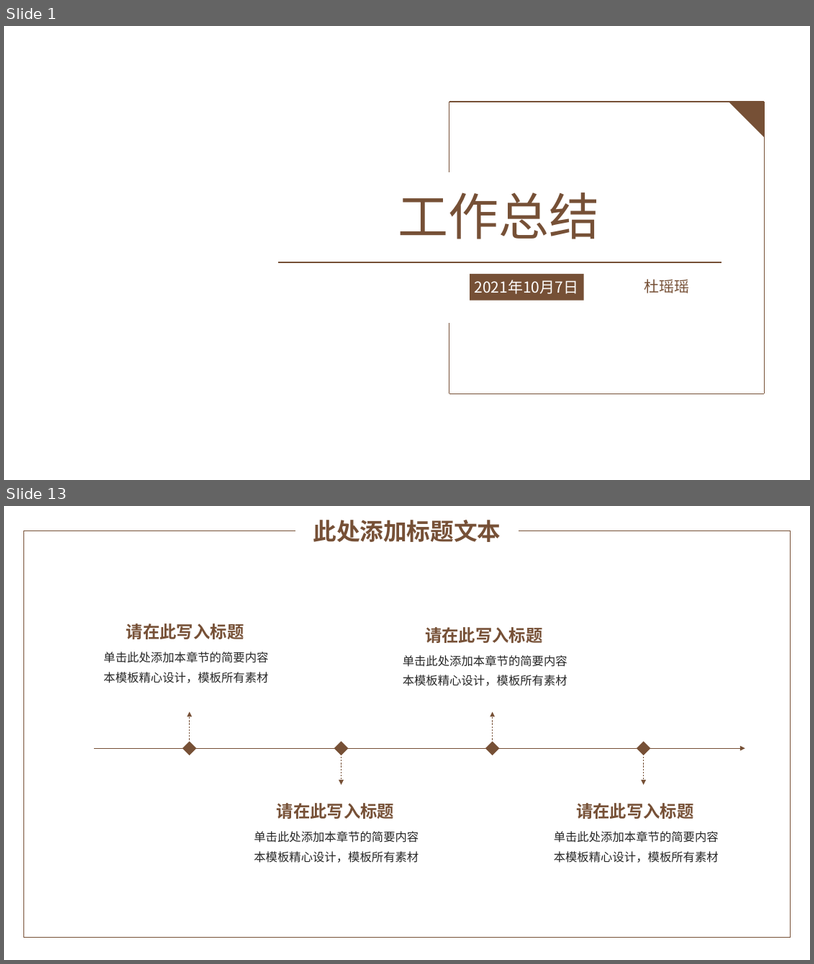
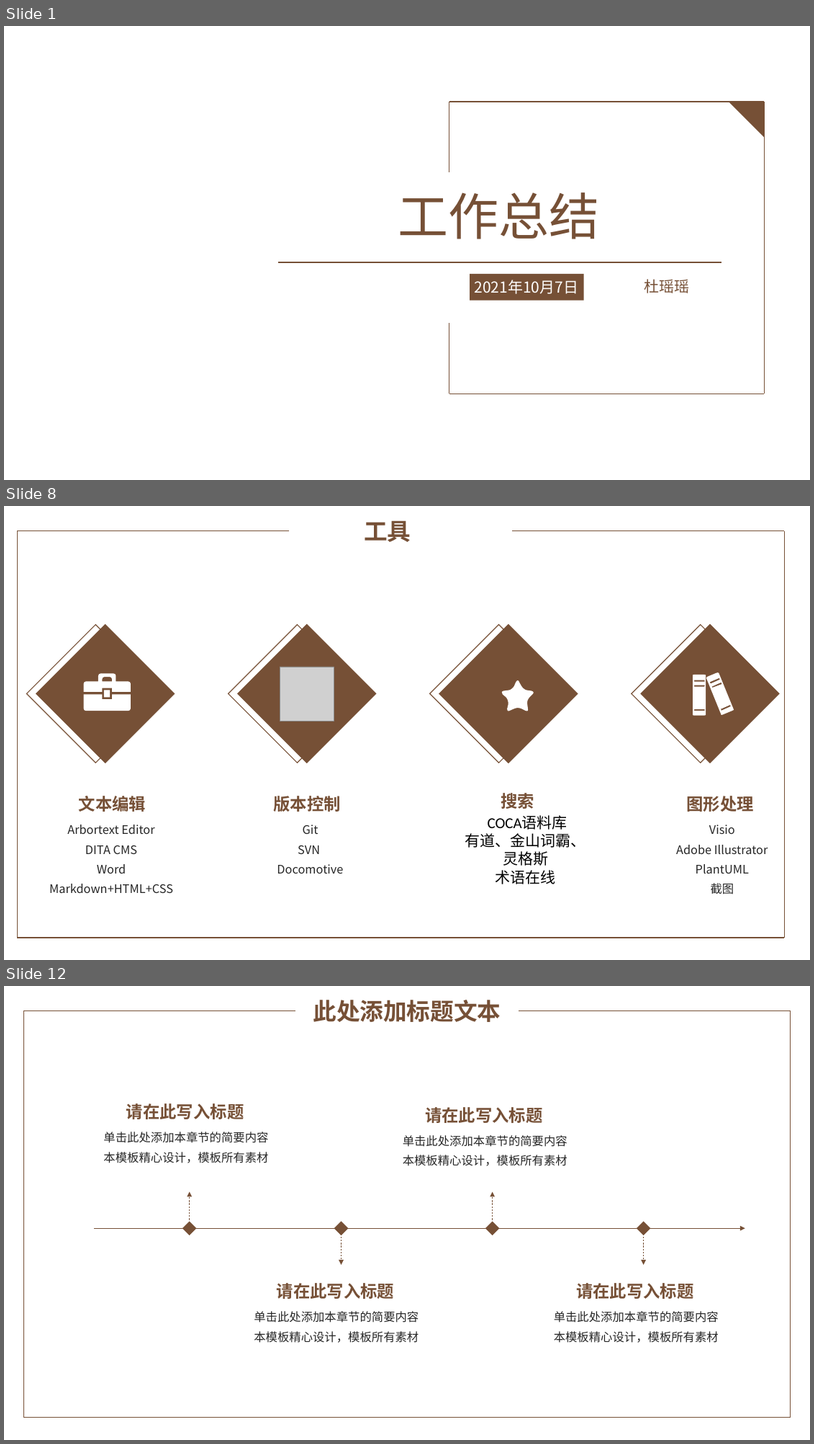
Before and after one commit to yaoyaodu/materials, a slide deck: docs/工具使用篇/绘图截图/PPT/1 素雅简约通用PPT模板.pptx. Shown one above the other, each under a label of ours: slides 1 and 13 before the commit, slides 1, 8 and 12 after it; the slides between them are not shown. The pictures are 814x964 and 814x1444 pixels, drawn with LibreOffice and Linux fonts; fonts in the diff are those of the drawing; grey boxes stand for pictures; background and template pictures are left out. Boxes give left, top, right and bottom in pixels: in the first picture for what was removed or moved away, otherwise in the second. Text is boxed around its words. In the diff, an @@ line names an element or a change of style, - is before the commit and + after.

```diff
--- a/docs/工具使用篇/绘图截图/PPT/1 素雅简约通用PPT模板.pptx
+++ b/docs/工具使用篇/绘图截图/PPT/1 素雅简约通用PPT模板.pptx
@@ slide 8 added at <box>4,506,810,960</box>, background picture (left out) @@
@@ text added at <box>364,520,411,542</box>, 28 pt, text #765036, bold @@
+工具
@@ group added at <box>17,530,785,937</box>: 5 lines @@
@@ diamond added at <box>229,625,366,762</box>, outline #765036 1 pt @@
@@ diamond added at <box>238,625,376,762</box>, fill #765036, outline #765036 1 pt @@
@@ diamond added at <box>430,625,568,762</box>, outline #765036 1 pt @@
@@ diamond added at <box>440,625,578,762</box>, fill #765036, outline #765036 1 pt @@
@@ picture added at <box>280,667,334,720</box> @@
@@ group added at <box>632,625,779,762</box>: 2 diamonds, 2 freeform shapes @@
@@ group added at <box>26,625,174,762</box>: 2 diamonds, 2 freeform shapes, 1 rectangle @@
@@ freeform shape added at <box>502,680,535,711</box>, fill #FFFFFF @@
@@ text added at <box>79,795,146,811</box>, 20 pt, text #765036, bold @@
+文本编辑
@@ text added at <box>273,795,340,811</box>, 20 pt, text #765036, bold @@
+版本控制
@@ text added at <box>502,793,535,808</box>, 20 pt, text #765036, bold @@
+搜索
@@ text added at <box>687,795,754,811</box>, 20 pt, text #765036, bold @@
+图形处理
@@ text added at <box>49,824,173,893</box>, 14 pt, text #262626 @@
+Arbortext Editor
+DITA CMS
+Word
+Markdown+HTML+CSS
@@ text added at <box>277,824,343,873</box>, 14 pt, text #262626 @@
+Git
+SVN
+Docomotive
@@ text added at <box>466,815,586,884</box>, 18 pt, text #000000 @@
+COCA语料库
+有道、金山词霸、灵格斯
+术语在线
@@ text added at <box>676,824,769,894</box>, 14 pt, text #262626 @@
+Visio
+Adobe Illustrator
+PlantUML
+截图
@@ what was slide 13 is now slide 12 @@
```
Also in this commit, not shown: 9 slides changed, 10 other slides added, 3 slides removed, 17 other files.
